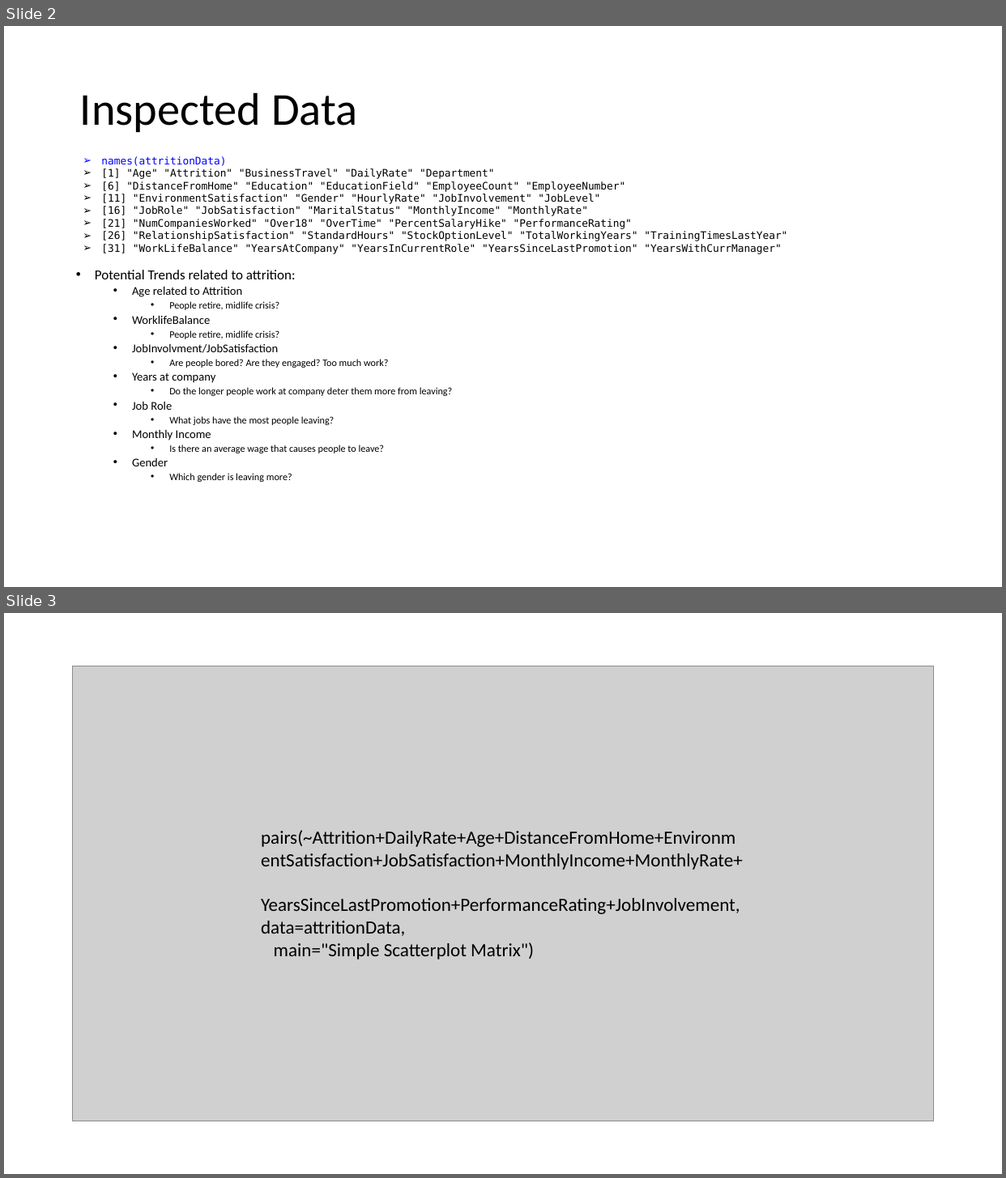
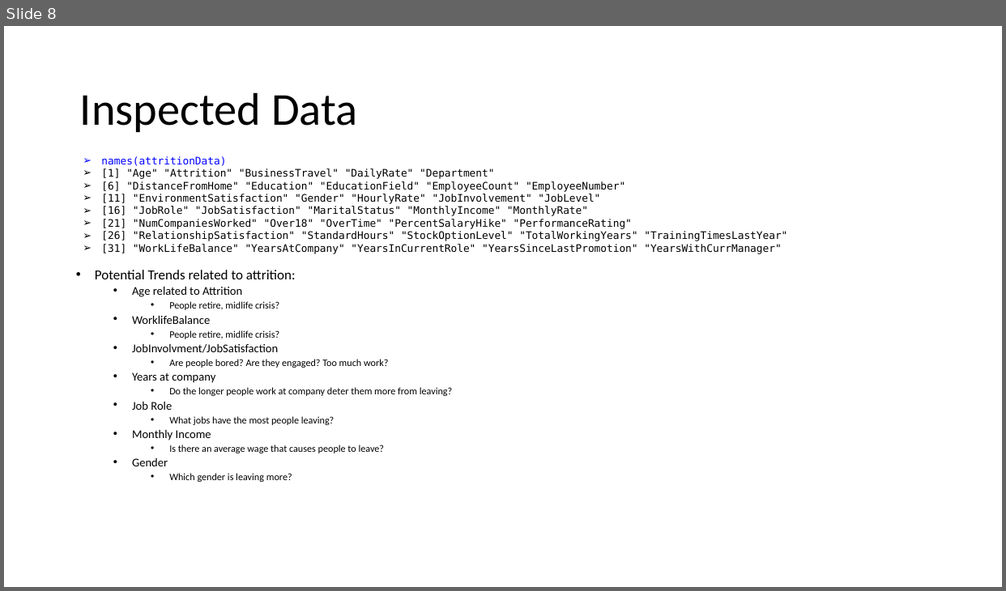
Before and after one commit to vazquezs123/DATA_SCIENCE_CS02, a slide deck: case_study_02_presentation.pptx. Shown one above the other, each under a label of ours: slides 2 and 3 before the commit, slide 8 after it. The pictures are 1006x1178 and 1006x591 pixels, drawn with LibreOffice and Linux fonts; fonts in the diff are those of the drawing; grey boxes stand for pictures. Boxes give left, top, right and bottom in pixels: in the first picture for what was removed or moved away, otherwise in the second. Text is boxed around its words. In the diff, an @@ line names an element or a change of style, - is before the commit and + after.

```diff
--- a/case_study_02_presentation.pptx
+++ b/case_study_02_presentation.pptx
@@ slide 3 removed at (4, 613, 1002, 1174), background #FFFFFF @@
@@ picture removed at (73, 666, 934, 1122) @@
@@ text removed at (261, 830, 743, 960) @@
-pairs(~Attrition+DailyRate+Age+DistanceFromHome+EnvironmentSatisfaction+JobSatisfaction+MonthlyIncome+MonthlyRate+
-YearsSinceLastPromotion+PerformanceRating+JobInvolvement,data=attritionData,
-main="Simple Scatterplot Matrix")
@@ what was slide 2 is now slide 8 @@
```
Also in this commit, not shown: 12 slides added, 3 other files.
